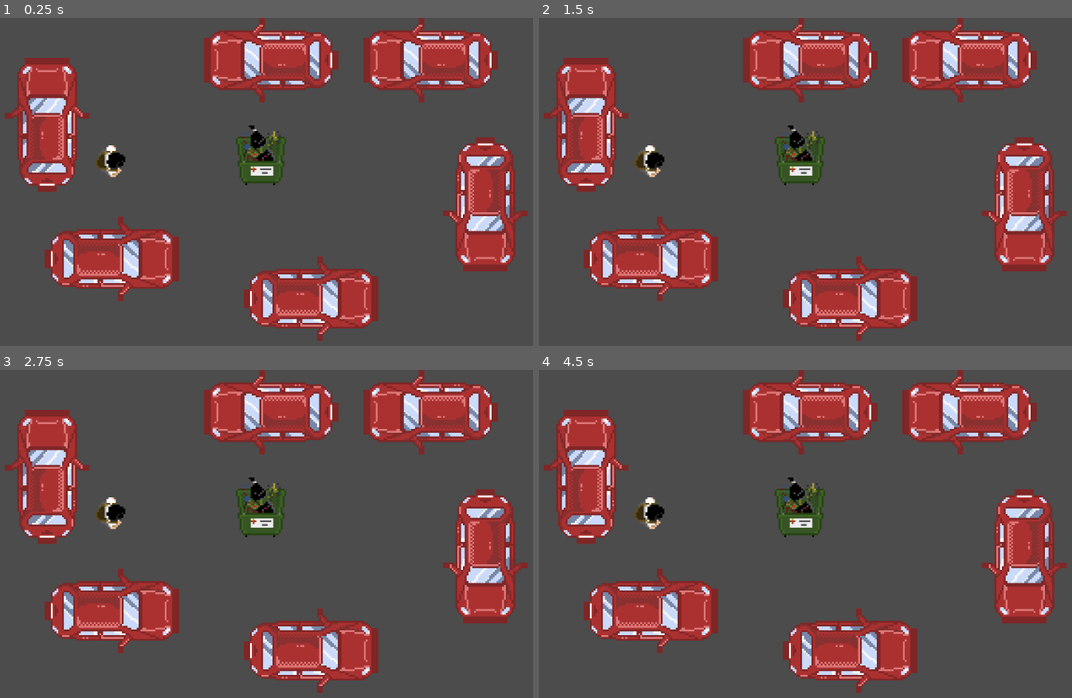
Above: before the commit, frames 1-4 (two rows, left to right).
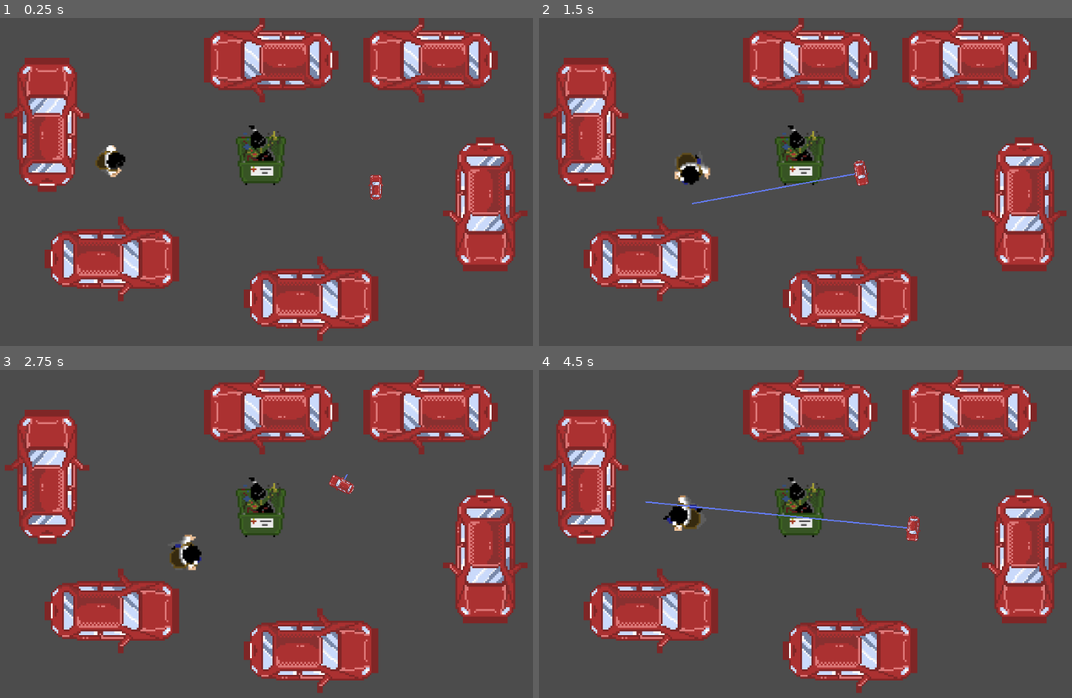
Above: after the commit, the same moments.

Repository: ricargoes/EndangeredPsychicSpecies
Game: Godot game, scene res://level/Level.tscn
Two runs of this game, one before a commit and one after it. Both use one fixed random seed, a clock stepped at 60 frames per second and the inputs below.
Inputs (mouse positions are in pixels of both pictures, inside the frame that each line leads up to):
- Up to frame 1 (0.25 s): no input
- Up to frame 2 (1.5 s): tap Enter at 0.5 s; move the mouse to (800, 155) at 0.52 s; hold D (carrier_move_right, bound only after the commit) 0.53-1.28 s; hold Right mouse button (alien_set_destination) 0.53-1.28 s; tap Space (carrier_dash, bound only after the commit) at 0.8, 1.35 s; move the mouse to (693, 221) at 1.27 s; hold S (carrier_move_down, bound only after the commit) from 1.28 s (still down)
- Up to frame 3 (2.75 s): tap E (carrier_grab, bound only after the commit) at 1.55, 2.1 s; move the mouse to (346, 474) at 2.02 s; release S (carrier_move_down, bound only after the commit) at 2.03 s; hold D (carrier_move_right, bound only after the commit) from 2.03 s (still down); hold Right mouse button (alien_set_destination) from 2.03 s (still down)
- Up to frame 4 (4.5 s): move the mouse to (789, 632) at 2.77 s; release D (carrier_move_right, bound only after the commit) at 2.78 s; release Right mouse button (alien_set_destination) at 2.78 s; hold W (carrier_move_up, bound only after the commit) 2.78-3.53 s; click (789, 632) at 2.85 s; tap Space (carrier_dash, bound only after the commit) at 3.05, 4.35 s; move the mouse to (1013, 612) at 3.52 s; hold Right mouse button (alien_set_destination) 3.53-4.28 s; hold A (carrier_move_left, bound only after the commit) from 3.53 s (still down); tap E (carrier_grab, bound only after the commit) at 3.8 s; move the mouse to (629, 501) at 4.27 s

The runs differ from the first frame. In frame 1, 0.2% of the frame differs, in the area x 69-72%, y 47-56%; in frame 2, 1.1%; in frame 3, 0.9%; in frame 4, 1.2%, in the area x 17-72%, y 38-53%.

Commit message:
Alien scene and movement

Diff:
--- /dev/null
+++ b/actors/AlienBody.gd
@@ -0,0 +1,18 @@
+extends KinematicBody2D
+
+var max_speed = 120
+
+func _ready():
+	set_process(true)
+
+func _process(delta):
+	var destination = null
+	if Input.is_action_pressed("alien_set_destination"):
+		destination = get_viewport().get_mouse_position()
+		var pos = get_position()
+		var points_to_destination = get_parent().get_node("Navigation").get_simple_path(get_position(), destination)
+		get_parent().get_node("Line2D").points = points_to_destination
+		var vector_to_next = points_to_destination[1] - get_position()
+		if points_to_destination[-1] != points_to_destination[1] or vector_to_next.length() > 20:
+			set_rotation(vector_to_next.angle())
+			move_and_slide(vector_to_next.normalized()*max_speed)
--- /dev/null
+++ b/actors/AlienBody.tscn
@@ -0,0 +1,16 @@
+[gd_scene load_steps=4 format=2]
+
+[ext_resource path="res://scenary/car1.png" type="Texture" id=1]
+[ext_resource path="res://actors/AlienBody.gd" type="Script" id=2]
+
+[sub_resource type="CapsuleShape2D" id=1]
+
+[node name="AlienBody" type="KinematicBody2D"]
+script = ExtResource( 2 )
+
+[node name="Sprite" type="Sprite" parent="."]
+scale = Vector2( 0.2, 0.2 )
+texture = ExtResource( 1 )
+
+[node name="CollisionShape2D" type="CollisionShape2D" parent="."]
+shape = SubResource( 1 )
--- a/level/Level.tscn
+++ b/level/Level.tscn
@@ -1,8 +1,14 @@
-[gd_scene load_steps=4 format=2]
+[gd_scene load_steps=6 format=2]
 
 [ext_resource path="res://actors/Carrier.tscn" type="PackedScene" id=1]
 [ext_resource path="res://throwables/GarbageOpen.tscn" type="PackedScene" id=2]
 [ext_resource path="res://scenary/Map.tscn" type="PackedScene" id=3]
+[ext_resource path="res://actors/AlienBody.tscn" type="PackedScene" id=4]
+
+[sub_resource type="NavigationPolygon" id=1]
+vertices = PoolVector2Array( 435.054, -69.8024, 587.846, -75.6342, 502.702, -27.8138, 316.086, 301.3, 639.165, 341.162, 679.988, 443.801, 390.733, 519.614, 215.78, 316.463, 691.651, 138.974, 683.487, 17.6739, 735.973, -33.6455, 823.449, 56.1635, 830.447, 176.298, 748.802, 270.772, 686.986, 197.292, 572.683, 214.787, 445.551, 266.31, -115.463, 514.948, -131.305, 266.949, -23.4108, 252.669, 122.563, 314.55, 535.098, 198.722, 427.204, 165.402, 514.471, 140.016, -30.3199, 32.8365, -17.49, -84.965, 32.6631, -84.965, 170.292, -83.7986, 86.3152, 63.1616, -17.49, 79.4905, 229.776, 143.843, 249.604, -84.965, 360.408, -77.9669, 509.711, 74.9619 )
+polygons = [ PoolIntArray( 0, 1, 2 ), PoolIntArray( 3, 4, 5, 6, 7 ), PoolIntArray( 8, 9, 10, 11, 12, 13 ), PoolIntArray( 14, 8, 13 ), PoolIntArray( 15, 14, 13, 4, 16 ), PoolIntArray( 6, 17, 18, 19, 20 ), PoolIntArray( 6, 20, 7 ), PoolIntArray( 4, 3, 16 ), PoolIntArray( 21, 15, 16, 22 ), PoolIntArray( 23, 21, 22 ), PoolIntArray( 24, 25, 26, 27, 28, 29 ), PoolIntArray( 22, 30, 28, 27, 31, 32, 0, 2, 33 ), PoolIntArray( 22, 33, 23 ) ]
+outlines = [ PoolVector2Array( 229.776, 143.843, 427.204, 165.402, 445.551, 266.31, 316.086, 301.3, 215.78, 316.463, 122.563, 314.55, -23.4108, 252.669, -131.305, 266.949, -115.463, 514.948, 390.733, 519.614, 679.988, 443.801, 639.165, 341.162, 748.802, 270.772, 830.447, 176.298, 823.449, 56.1635, 735.973, -33.6455, 683.487, 17.6739, 691.651, 138.974, 686.986, 197.292, 572.683, 214.787, 535.098, 198.722, 514.471, 140.016, 509.711, 74.9619, 502.702, -27.8138, 587.846, -75.6342, 435.054, -69.8024, 360.408, -77.9669, 249.604, -84.965, 170.292, -83.7986, 32.6631, -84.965, -17.49, -84.965, -30.3199, 32.8365, -17.49, 79.4905, 86.3152, 63.1616 ) ]
 
 [node name="Level" type="Node2D"]
 
@@ -14,3 +20,16 @@
 
 [node name="Map" parent="." instance=ExtResource( 3 )]
 tile_data = PoolIntArray( 6, -1073741824, 0, 10, -1073741824, 0, 65537, 0, 0, 196620, 1610612736, 0, 327682, -1610612736, 0, 393223, -1610612736, 0 )
+
+[node name="Line2D" type="Line2D" parent="."]
+width = 2.0
+default_color = Color( 0.4, 0.501961, 1, 1 )
+
+[node name="Navigation" type="Navigation2D" parent="."]
+
+[node name="NavigationPolygonInstance" type="NavigationPolygonInstance" parent="Navigation"]
+position = Vector2( 252.281, 230.068 )
+navpoly = SubResource( 1 )
+
+[node name="AlienBody" parent="." instance=ExtResource( 4 )]
+position = Vector2( 660.155, 272.926 )
--- a/project.godot
+++ b/project.godot
@@ -35,6 +35,41 @@
 "events": [ Object(InputEventMouseButton,"resource_local_to_scene":false,"resource_name":"","device":0,"alt":false,"shi …(212 unchanged characters)…
  ]
 }
+carrier_move_up={
+"deadzone": 0.5,
+"events": [ Object(InputEventKey,"resource_local_to_scene":false,"resource_name":"","device":0,"alt":false,"shift":false,"control":false,"meta":false,"command":false,"pressed":false,"scancode":87,"unicode":0,"echo":false,"script":null)
+ ]
+}
+carrier_move_down={
+"deadzone": 0.5,
+"events": [ Object(InputEventKey,"resource_local_to_scene":false,"resource_name":"","device":0,"alt":false,"shift":false,"control":false,"meta":false,"command":false,"pressed":false,"scancode":83,"unicode":0,"echo":false,"script":null)
+ ]
+}
+carrier_move_right={
+"deadzone": 0.5,
+"events": [ Object(InputEventKey,"resource_local_to_scene":false,"resource_name":"","device":0,"alt":false,"shift":false,"control":false,"meta":false,"command":false,"pressed":false,"scancode":68,"unicode":0,"echo":false,"script":null)
+ ]
+}
+carrier_move_left={
+"deadzone": 0.5,
+"events": [ Object(InputEventKey,"resource_local_to_scene":false,"resource_name":"","device":0,"alt":false,"shift":false,"control":false,"meta":false,"command":false,"pressed":false,"scancode":65,"unicode":0,"echo":false,"script":null)
+ ]
+}
+carrier_dash={
+"deadzone": 0.5,
+"events": [ Object(InputEventKey,"resource_local_to_scene":false,"resource_name":"","device":0,"alt":false,"shift":false,"control":false,"meta":false,"command":false,"pressed":false,"scancode":32,"unicode":0,"echo":false,"script":null)
+, Object(InputEventKey,"resource_local_to_scene":false,"resource_name":"","device":0,"alt":false,"shift":false,"control":false,"meta":false,"command":false,"pressed":false,"scancode":16777237,"unicode":0,"echo":false,"script":null)
+ ]
+}
+carrier_grab={
+"deadzone": 0.5,
+"events": [ Object(InputEventKey,"resource_local_to_scene":false,"resource_name":"","device":0,"alt":false,"shift":false,"control":false,"meta":false,"command":false,"pressed":false,"scancode":69,"unicode":0,"echo":false,"script":null)
+ ]
+}
+
+[input_devices]
+
+pointing/emulate_mouse_from_touch=false
 
 [layer_names]
 
